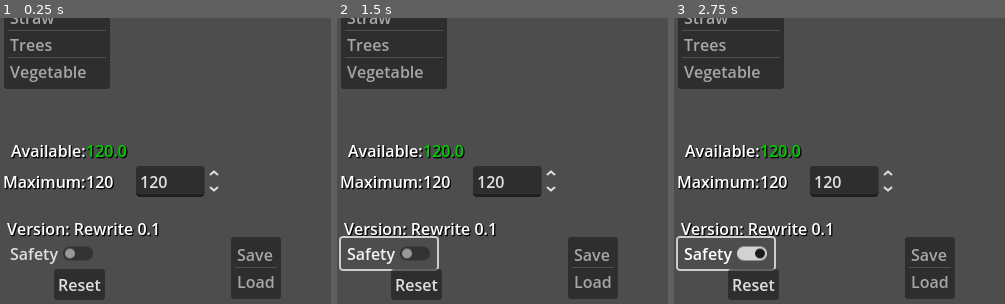
Above: before the commit, frames 1-3 (left to right).
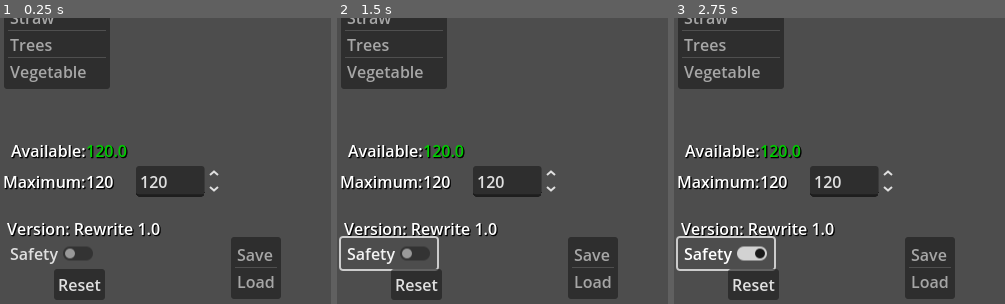
Above: after the commit, the same moments.

Repository: Lightiron2/SeedCosts-for-Elin
Game: Godot game, scene res://rewrite/calc_rewrite.tscn
Two runs of this game, one before a commit and one after it. Both use one fixed random seed, a clock stepped at 60 frames per second and the inputs below. This scene is started directly instead of the project's main scene.
Inputs:
- Up to frame 1 (0.25 s): no input
- Up to frame 2 (1.5 s): click "Safety" at 0.5 s; click "Safety" at 1.25 s
- Up to frame 3 (2.75 s): click "Safety" at 2 s
The pictures show only the part of the screen within x 0-50%, y 50-100%; the shares and areas given below are measured in that part.

The runs differ from the first frame. In frame 1, 0.2% of the frame differs, in the area x 41-49%, y 71-77%; in frame 2, 0.2%; in frame 3, 0.2%.

Commit message:
Rewrite complete.

Diff:
--- a/rewrite/calc_rewrite.gd
+++ b/rewrite/calc_rewrite.gd
@@ -7,8 +7,8 @@
 
 #int instead of array copy
 
-var versionName: String = "Version: Rewrite 0.1"
-var version: float = 0.1
+var versionName: String = "Version: Rewrite 1.0"
+var version: float = 1.0
 @export var versionLabel: Label
 
 const Fiber: Dictionary = {"Cotton" = 2.0}
@@ -88,7 +88,7 @@
 @export var saveLoadList: ItemList
 
 @export var slPopupParent: Control
-
+@export var slPopupTimer: Timer
 var inputBox: SpinBox = null
 var slPopup: Label = null
 
@@ -285,15 +285,11 @@
 			editDicAndArray(value)
 			calculateCost()
 			return
-			pass
-			pass
 		if addingFromSeedMenu == true:
 			if not checkIfEntryExists():
 				addToDicAndArray(menuTypeName,seedName,value)
 				calculateCost()
 				return
-				pass
-				pass
 	if value == 0.0:
 		if checkIfEntryExists():
 			removeFromDicAndArray(seedCheckerIndex)
@@ -382,14 +378,17 @@
 	var i: int = 0
 	if error != 0:
 		loadLine.clear()
+		slPopupFunc("Not Json Parsable.", 1.5)
 		return
 	var tA = JSON.parse_string(loadString)
 	if tA is not Array:
 		loadLine.clear()
+		slPopupFunc("Wrong Format, not an array.", 1.5)
 		return
 	var tas = tA.size()
 	if tas % 3 != 0:
 		loadLine.clear()
+		slPopupFunc("Wrong amount of items, not divisable by 3.", 1.5)
 		return
 	currentSeeds.clear()
 	testDic.clear()
@@ -398,6 +397,7 @@
 	for item in tA:
 		if item is not float:
 			loadLine.clear()
+			slPopupFunc("One or more items are not floats. e.g 1.0, 1.1, 2.5", 1.5)
 			return
 	while i < tas:
 		vit.append(clampf(tA[i],1.0,10000.0))
@@ -422,16 +422,16 @@
 	calculateCost()
 	loadLine.clear()
 	loadLine.hide()
+	slPopupFunc("Loaded", 1.5)
 
 func saveStats():
 	var si = currentSeeds.size()
-	if si == 0:
+	if si <= 0:
+		slPopupFunc("Nothing to save.", 1.5)
 		return
 	var saveInfo: Array
 	var iterationNumber: int = 0
 	var maxIterations: int = currentSeeds.size()
-	if maxIterations <= iterationNumber:
-		return
 	while iterationNumber < maxIterations:
 		var itType: String = currentSeeds[iterationNumber]["Type"]
 		var itSeed: String = currentSeeds[iterationNumber]["Seed"]
@@ -446,8 +446,12 @@
 		saveInfo.append(currentSeeds[iterationNumber]["Amount"])
 		iterationNumber += 1
 	var infoString: String = str(saveInfo)
-	DisplayServer.clipboard_set(infoString)
-	saveLoadList.release_focus()
+	if saveInfo.size() > 0:
+		DisplayServer.clipboard_set(infoString)
+		saveLoadList.release_focus()
+		slPopupFunc("Copied to ClipBoard", 1.5)
+	else:
+		slPopupFunc("Could Not Successfully save info.", 1.5)
 
 func _on_save_load_list_item_selected(index: int) -> void:
 	removeOldInputBox()
@@ -469,5 +473,21 @@
 	if load_text:
 		loadStats(load_text)
 
-func slPopupFunc():
-	pass
+func slPopupFunc(text: String,time: float):
+	if slPopup:
+		slPopup.queue_free()
+	slPopup = Label.new()
+	slPopupParent.add_child(slPopup)
+	slPopup.set_position(Vector2(0,0))
+	slPopup.add_theme_color_override("font_shadow_color",Color.BLACK)
+	slPopup.text = text
+	slTimer(time)
+
+func slTimer(time: float):
+	if slPopupTimer:
+		slPopupTimer.stop()
+		slPopupTimer.one_shot = true
+		slPopupTimer.start(time)
+func _on_sl_popup_timer_timeout() -> void:
+	if slPopup:
+		slPopup.queue_free()
--- a/rewrite/calc_rewrite.tscn
+++ b/rewrite/calc_rewrite.tscn
@@ -2,7 +2,7 @@
 
 [ext_resource type="Script" uid="uid://dut5drsd0b8sj" path="res://rewrite/calc_rewrite.gd" id="1_3wlo8"]
 
-[node name="calcRewrite" type="Control" node_paths=PackedStringArray("versionLabel", "fertilityDifferenceLabel", "maximumFertilityLabel", "typeMenu", "seedsMenu", "seedNameList", "seedAmountList", "resetSafetyButton", "resetButton", "loadLine", "saveLoadList", "slPopupParent")]
+[node name="calcRewrite" type="Control" node_paths=PackedStringArray("versionLabel", "fertilityDifferenceLabel", "maximumFertilityLabel", "typeMenu", "seedsMenu", "seedNameList", "seedAmountList", "resetSafetyButton", "resetButton", "loadLine", "saveLoadList", "slPopupParent", "slPopupTimer")]
 layout_mode = 3
 anchors_preset = 15
 anchor_right = 1.0
@@ -24,6 +24,7 @@
 loadLine = NodePath("Control/LoadLine")
 saveLoadList = NodePath("Control/SaveLoadList")
 slPopupParent = NodePath("Control/slPopup")
+slPopupTimer = NodePath("Control/slPopupTimer")
 
 [node name="Control" type="Control" parent="."]
 layout_mode = 1
@@ -179,6 +180,9 @@
 offset_right = -12.0
 offset_bottom = 255.0
 
+[node name="slPopupTimer" type="Timer" parent="Control"]
+one_shot = true
+
 [node name="maxFertSpinBox" type="SpinBox" parent="."]
 layout_mode = 0
 offset_left = 136.0
@@ -197,4 +201,5 @@
 [connection signal="button_up" from="Control/ResetButton" to="." method="_on_reset_button_button_up"]
 [connection signal="text_submitted" from="Control/LoadLine" to="." method="_on_load_line_text_submitted"]
 [connection signal="item_selected" from="Control/SaveLoadList" to="." method="_on_save_load_list_item_selected"]
+[connection signal="timeout" from="Control/slPopupTimer" to="." method="_on_sl_popup_timer_timeout"]
 [connection signal="value_changed" from="maxFertSpinBox" to="." method="_on_max_fert_spin_box_value_changed"]
